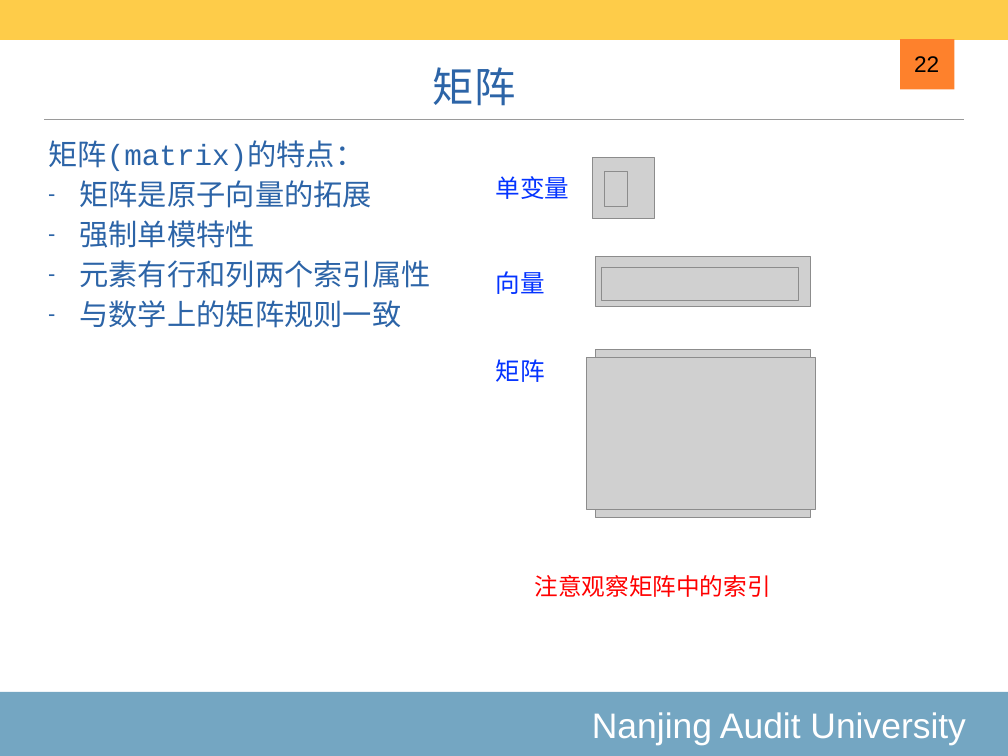
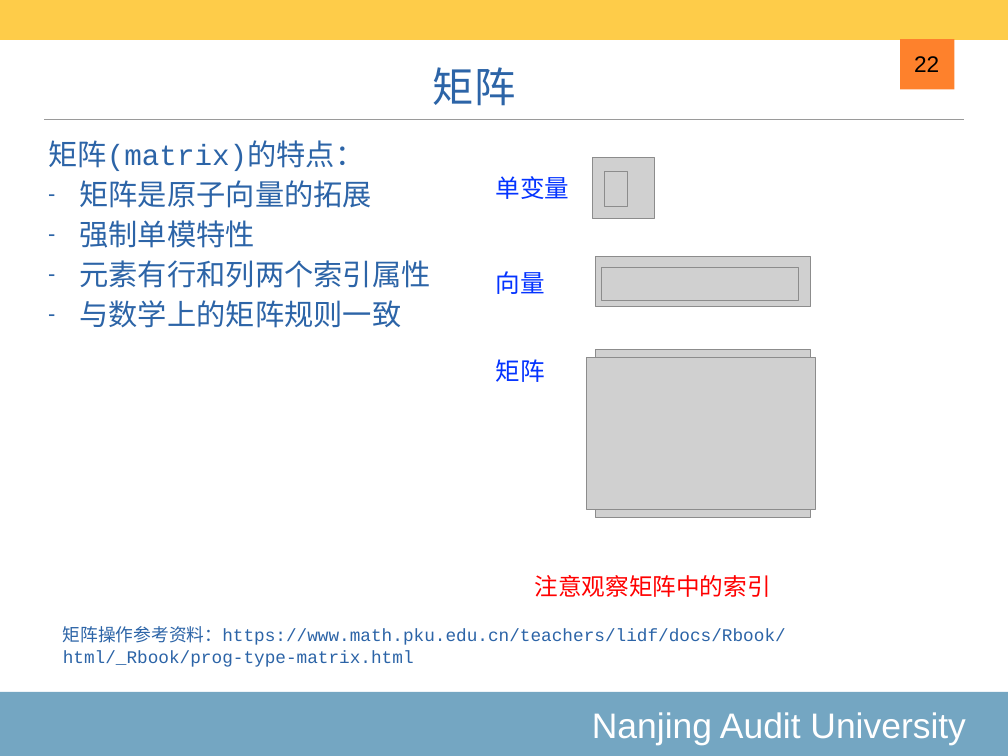
Before and after one commit to exoplanetX/DataAnalytics, a slide deck: slide 22 of 2020-2-基础数据结构.pptx. Drawn at 1008x756 pixels with LibreOffice and Linux fonts; fonts in the diff are those of the drawing; grey boxes stand for pictures. Boxes give left, top, right and bottom in pixels: in the first picture for what was removed or moved away, otherwise in the second. Text is boxed around its words. In the diff, an @@ line names an element or a change of style, - is before the commit and + after.

```diff
--- a/2020-2-基础数据结构.pptx
+++ b/2020-2-基础数据结构.pptx
@@ text added at [63,626,786,667], 18 pt, text #2C64A7 @@
+矩阵操作参考资料：https://www.math.pku.edu.cn/teachers/lidf/docs/Rbook/html/_Rbook/prog-type-matrix.html
```
Also in this commit, not shown: 1 other slide changed.
